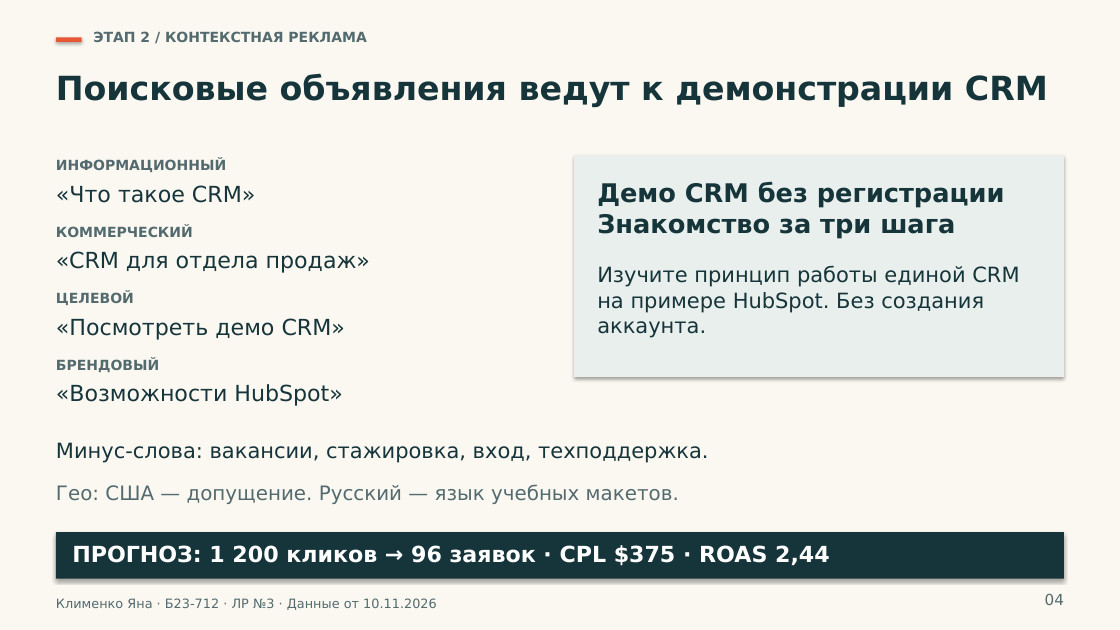
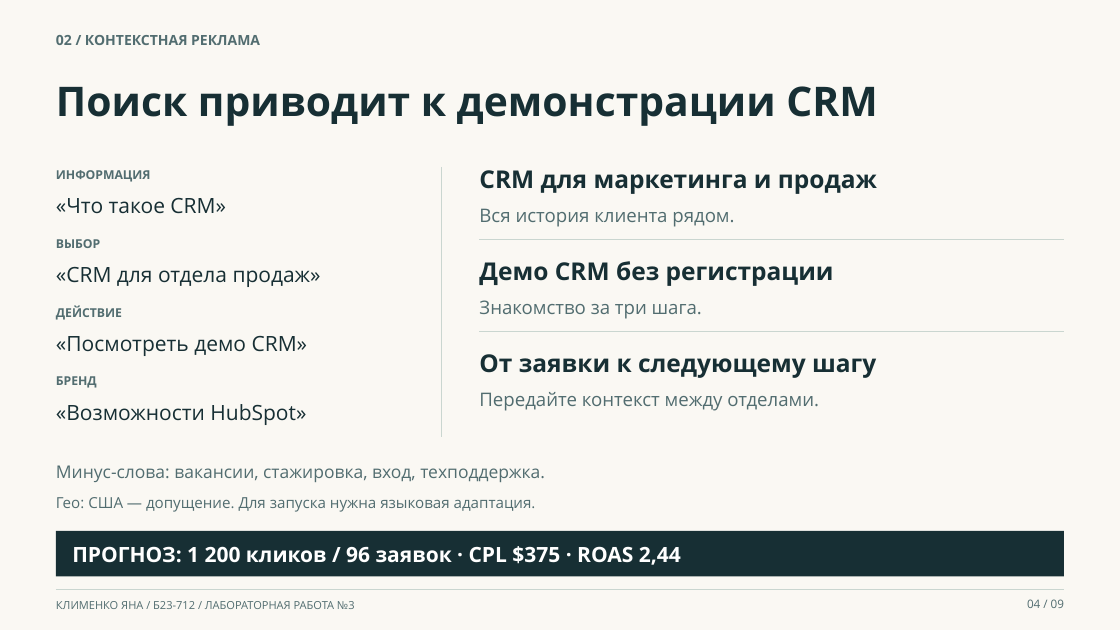
Before and after one commit to indolentmenace/hubspot-lab3, a slide deck: slide 4 of materials/LR3_HubSpot_presentation.pptx. Drawn at 1120x630 pixels with LibreOffice and Linux fonts; fonts in the diff are those of the drawing. Boxes give left, top, right and bottom in pixels: in the first picture for what was removed or moved away, otherwise in the second. Text is boxed around its words. In the diff, an @@ line names an element or a change of style, - is before the commit and + after.

```diff
--- a/materials/LR3_HubSpot_presentation.pptx
+++ b/materials/LR3_HubSpot_presentation.pptx
@@ background #FBF8F2 to #FAF8F3 @@
@@ text at [56, 35, 260, 45]: text changed; font DejaVu Sans to Open Sans; text colour #536A6E to #526D70 @@
-ЭТАП 2 / КОНТЕКСТНАЯ РЕКЛАМА
+02 / КОНТЕКСТНАЯ РЕКЛАМА
@@ rectangle removed at [56, 37, 82, 42] @@
@@ text at [56, 86, 877, 126]: text changed; size 28.5 to 35 pt; font DejaVu Sans to Open Sans; text colour #16353B to #172F34 @@
-Поисковые объявления ведут к демонстрации CRM
+Поиск приводит к демонстрации CRM
@@ text at [56, 170, 151, 182]: text changed; size 12 to 10.5 pt; font DejaVu Sans to Open Sans; text colour #536A6E to #526D70 @@
-ИНФОРМАЦИОННЫЙ
+ИНФОРМАЦИЯ
@@ line added from (441, 167) to (441, 438), #CAD6D0 0.8 pt @@
@@ text at [479, 170, 877, 194]: text changed; size 22 to 21 pt; font DejaVu Sans to Open Sans; text colour #16353B to #172F34 @@
-Демо CRM без регистрации
-Знакомство за три шага
+CRM для маркетинга и продаж
@@ rectangle removed at [574, 155, 1064, 377] @@
@@ text "«Что такое CRM»": place and size @@
-text "«Что такое CRM»" at [56, 185, 255, 203]
+text "«Что такое CRM»" at [56, 198, 226, 214]
@@ text added at [479, 208, 734, 227], 16 pt, text #526D70 @@
+Вся история клиента рядом.
@@ text at [56, 239, 100, 248]: text changed; size 12 to 10.5 pt; font DejaVu Sans to Open Sans; text colour #536A6E to #526D70 @@
-КОММЕРЧЕСКИЙ
+ВЫБОР
@@ line added from (480, 239) to (1065, 239), #CAD6D0 0.6 pt @@
@@ text "«CRM для отдела продаж»": place and size @@
-text "«CRM для отдела продаж»" at [56, 251, 370, 273]
+text "«CRM для отдела продаж»" at [56, 267, 321, 287]
@@ text added at [479, 261, 834, 286], 21 pt, text #172F34, bold @@
+Демо CRM без регистрации
@@ text removed at [597, 266, 1019, 338] @@
-Изучите принцип работы единой CRM
-на примере HubSpot. Без создания
-аккаунта.
@@ text at [56, 305, 122, 320]: text changed; size 12 to 10.5 pt; font DejaVu Sans to Open Sans; text colour #536A6E to #526D70 @@
-ЦЕЛЕВОЙ
+ДЕЙСТВИЕ
@@ text added at [479, 300, 702, 319], 16 pt, text #526D70 @@
+Знакомство за три шага.
@@ text "«Посмотреть демо CRM»": place and size @@
-text "«Посмотреть демо CRM»" at [56, 318, 345, 340]
+text "«Посмотреть демо CRM»" at [56, 336, 308, 356]
@@ text added at [479, 354, 876, 378], 21 pt, text #172F34, bold @@
+От заявки к следующему шагу
@@ line added from (480, 331) to (1065, 331), #CAD6D0 0.6 pt @@
@@ text at [56, 376, 97, 388]: text changed; size 12 to 10.5 pt; font DejaVu Sans to Open Sans; text colour #536A6E to #526D70 @@
-БРЕНДОВЫЙ
+БРЕНД
@@ size 19 to 18 pt, font DejaVu Sans to Open Sans, text colour #16353B to #172F34; line spacing 23.2pt to 22pt in 4 elements at [56, 198, 226, 214], [56, 267, 321, 287], [56, 336, 308, 356], [56, 404, 306, 425] @@
@@ text "«Возможности HubSpot»": place and size @@
-text "«Возможности HubSpot»" at [56, 384, 342, 406]
+text "«Возможности HubSpot»" at [56, 404, 306, 425]
@@ text added at [479, 392, 819, 411], 16 pt, text #526D70 @@
+Передайте контекст между отделами.
@@ text "Минус-слова: вакансии, стажировка, вход, техподдержка.": place and size @@
-text "Минус-слова: вакансии, стажировка, вход, техподдержка." at [56, 442, 708, 463]
+text "Минус-слова: вакансии, стажировка, вход, техподдержка." at [56, 465, 545, 482]
@@ text "Минус-слова: вакансии, стажировка, вход, техподдержка." at [56, 465, 545, 482]: size 18 to 15 pt, font DejaVu Sans to Open Sans, text colour #16353B to #526D70; line spacing 22pt to 18.3pt @@
@@ text at [56, 497, 536, 512]: text changed; size 17 to 13 pt; font DejaVu Sans to Open Sans; text colour #536A6E to #526D70 @@
-Гео: США — допущение. Русский — язык учебных макетов.
+Гео: США — допущение. Для запуска нужна языковая адаптация.
@@ rectangle at [56, 531, 1065, 576]: fill #16353B to #172F34; shadow off @@
@@ text at [72, 546, 681, 565]: text changed; size 19 to 18 pt; font DejaVu Sans to Open Sans @@
-ПРОГНОЗ: 1 200 кликов → 96 заявок · CPL $375 · ROAS 2,44
+ПРОГНОЗ: 1 200 кликов / 96 заявок · CPL $375 · ROAS 2,44
@@ line added from (56, 589) to (1065, 589), #CAD6D0 0.5 pt @@
@@ text at [1027, 599, 1064, 608]: text changed; size 13 to 10 pt; font DejaVu Sans to Open Sans; text colour #536A6E to #526D70 @@
-04
+04 / 09
@@ text at [56, 601, 355, 609]: text changed; size 11 to 9.5 pt; font DejaVu Sans to Open Sans; text colour #536A6E to #526D70 @@
-Клименко Яна · Б23-712 · ЛР №3 · Данные от 10.11.2026
+КЛИМЕНКО ЯНА / Б23-712 / ЛАБОРАТОРНАЯ РАБОТА №3
```
Also in this commit, not shown: 9 other slides changed, 1 slide added, 1 slide removed, 3 other files.
